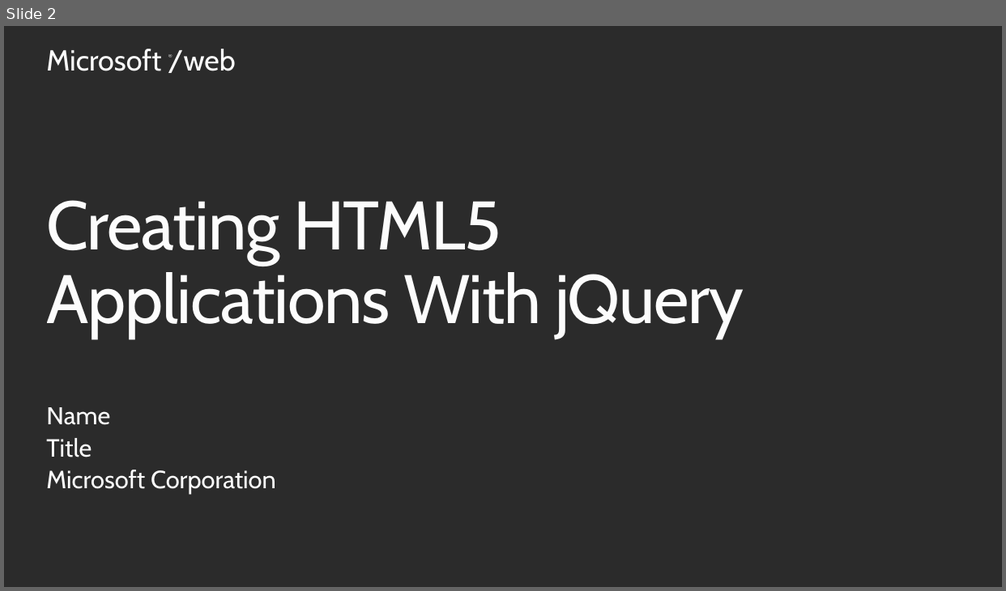
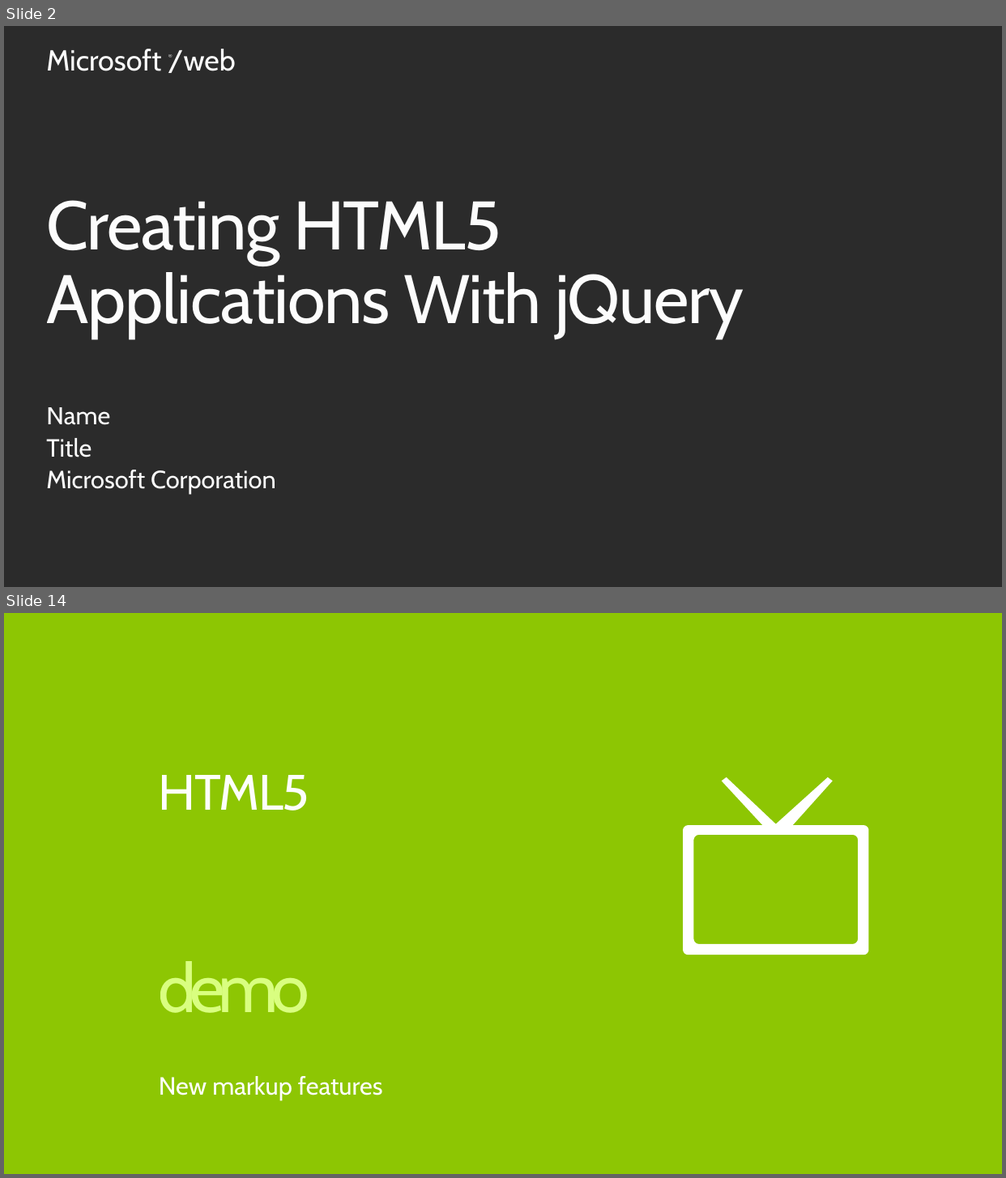
Before and after one commit to Microsoft-Web/PRESENTATION-HTML5andjQuery, a slide deck: HTML5andjQuery.pptx. Shown one above the other, each under a label of ours: slide 2 before the commit, slides 2 and 14 after it; the slides between them are not shown. The pictures are 1006x591 and 1006x1178 pixels, drawn with LibreOffice and Linux fonts; fonts in the diff are those of the drawing; background and template pictures are left out; a plain dark background stands for a picture behind light text. Boxes give left, top, right and bottom in pixels: in the first picture for what was removed or moved away, otherwise in the second. Text is boxed around its words. In the diff, an @@ line names an element or a change of style, - is before the commit and + after.

```diff
--- a/HTML5andjQuery.pptx
+++ b/HTML5andjQuery.pptx
@@ slide 14 added at (4,613,1002,1174), background #8CC600 @@
@@ title added at (159,775,309,811), 48 pt, text #FFFFFF at 98% opacity @@
+HTML5
@@ freeform shape added at (683,777,868,955), fill #FFFFFF @@
@@ text added at (159,961,310,1013), 66 pt, text #DAFF82 @@
+demo
@@ subtitle added at (159,1076,383,1101), 24 pt, text #FFFFFF @@
+New markup features
```
Also in this commit, not shown: 1 slide changed, 16 other slides added.
